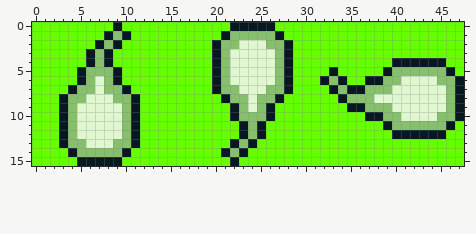
File history of a pixel-art sprite, assets/sprites/spells/spell-gold-necklace.png. Above, as it was before the edit.
The file is 48x16 pixels.
New version:
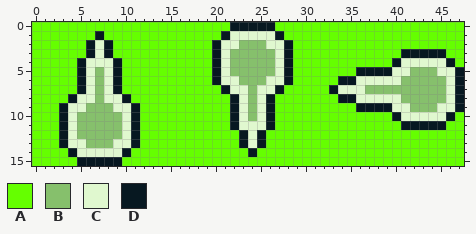
Palette (. is transparent): A #65ff00  B #86c06c  C #e0f8cf  D #071821
The commit says: Update calm and triple fireball spells
Diff:
{"y":0,"x":9,"old":"D","new":"A"}
{"y":1,"x":7,"old":"ADBD","new":"DAAA"}
{"y":1,"x":22,"old":"BBBBB","new":"CCCCC"}
{"y":2,"x":6,"old":"ADBD","new":"DCDA"}
{"y":2,"x":21,"old":"BBCCCBB","new":"CCBBBCC"}
{"y":3,"x":7,"old":"B","new":"C"}
{"y":3,"x":21,"old":"BCCCCCB","new":"CBBBBBC"}
{"y":3,"x":41,"old":"AAAAA","new":"DDDDD"}
{"y":4,"x":5,"old":"ADBDA","new":"DCCCD"}
{"y":4,"x":21,"old":"BCCCCCB","new":"CBBBBBC"}
{"y":4,"x":41,"old":"DDDDDA","new":"CCCCCD"}
{"y":5,"x":6,"old":"B","new":"C"}
{"y":5,"x":8,"old":"B","new":"C"}
{"y":5,"x":21,"old":"BCCCCCB","new":"CBBBBBC"}
{"y":5,"x":33,"old":"D","new":"A"}
{"y":5,"x":36,"old":"AAA","new":"DDD"}
{"y":5,"x":40,"old":"BB","new":"CC"}
{"y":5,"x":45,"old":"BDA","new":"CCD"}
{"y":6,"x":6,"old":"BCB","new":"CBC"}
{"y":6,"x":21,"old":"B","new":"C"}
{"y":6,"x":23,"old":"CCC","new":"BBB"}
{"y":6,"x":27,"old":"B","new":"C"}
{"y":6,"x":32,"old":"DB","new":"AA"}
{"y":6,"x":35,"old":"AADDBBCCCC","new":"DCCCCCBBBB"}
{"y":6,"x":46,"old":"B","new":"C"}
{"y":7,"x":4,"old":"DBBCBBD","new":"ADCBCDA"}
{"y":7,"x":20,"old":"DBB","new":"ADC"}
{"y":7,"x":24,"old":"C","new":"B"}
{"y":7,"x":26,"old":"BBD","new":"CDA"}
{"y":7,"x":34,"old":"BDD","new":"CCC"}
{"y":7,"x":40,"old":"CCCCCCB","new":"BBBBBBC"}
{"y":8,"x":3,"old":"DBB","new":"ADC"}
{"y":8,"x":7,"old":"C","new":"B"}
{"y":8,"x":9,"old":"BBD","new":"CDA"}
{"y":8,"x":21,"old":"DBBCBBD","new":"ADCBCDA"}
{"y":8,"x":35,"old":"BBB","new":"DCC"}
{"y":8,"x":41,"old":"CCCCCB","new":"BBBBBC"}
{"y":9,"x":4,"old":"B","new":"C"}
{"y":9,"x":6,"old":"CCC","new":"BBB"}
{"y":9,"x":10,"old":"B","new":"C"}
{"y":9,"x":23,"old":"BCB","new":"CBC"}
{"y":9,"x":35,"old":"D","new":"A"}
{"y":9,"x":37,"old":"BBB","new":"DDD"}
{"y":9,"x":42,"old":"CCC","new":"BBB"}
{"y":9,"x":46,"old":"B","new":"C"}
{"y":10,"x":4,"old":"BCCCCCB","new":"CBBBBBC"}
{"y":10,"x":23,"old":"B","new":"C"}
{"y":10,"x":25,"old":"B","new":"C"}
{"y":10,"x":37,"old":"DDBB","new":"AAAD"}
{"y":10,"x":45,"old":"BBD","new":"CDA"}
{"y":11,"x":4,"old":"BCCCCCB","new":"CBBBBBC"}
{"y":11,"x":22,"old":"ADBDA","new":"DCCCD"}
{"y":11,"x":39,"old":"DBBBBBBD","new":"AADDDDDA"}
{"y":12,"x":4,"old":"BCCCCCB","new":"CBBBBBC"}
{"y":12,"x":24,"old":"B","new":"C"}
{"y":12,"x":40,"old":"DDDDDD","new":"AAAAAA"}
{"y":13,"x":4,"old":"BBCCCBB","new":"CCBBBCC"}
{"y":13,"x":22,"old":"DBDA","new":"ADCD"}
{"y":14,"x":5,"old":"BBBBB","new":"CCCCC"}
{"y":14,"x":21,"old":"DBDA","new":"AAAD"}
{"y":15,"x":22,"old":"D","new":"A"}
{"label":"changed","picture_box":[59,22,140,157]}
{"label":"changed","picture_box":[212,31,464,166]}
